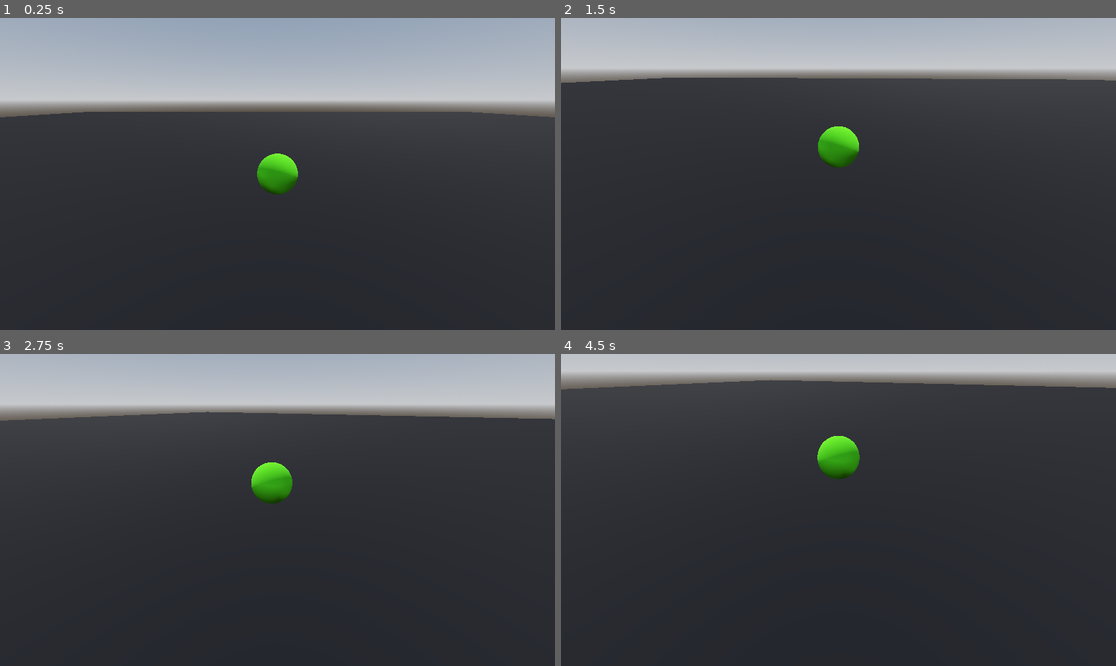
Above: before the commit, frames 1-4 (two rows, left to right).
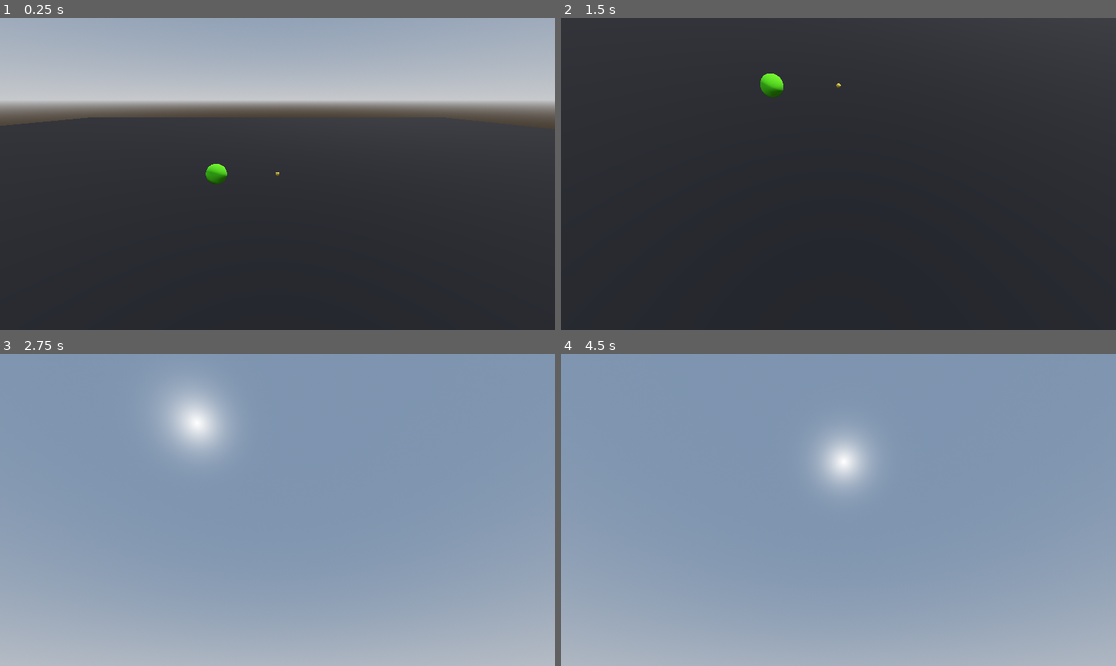
Above: after the commit, the same moments.

Repository: JeanKouss/godot-third-person-camera
Game: Godot game, scene res://tests/TestScene.tscn
Two runs of this game, one before a commit and one after it. Both use one fixed random seed, a clock stepped at 60 frames per second and the inputs below. The project has no main scene, so this scene is started directly.
Inputs (mouse positions are in pixels of both pictures, inside the frame that each line leads up to):
- Up to frame 1 (0.25 s): no input
- Up to frame 2 (1.5 s): move the mouse to (960, 158) at 0.52 s; hold Down (tp_camera_down) 0.53-1.28 s; move the mouse to (727, 189) at 1.27 s; tap Left (tp_camera_left) at 1.35 s
- Up to frame 3 (2.75 s): tap Enter at 2 s; move the mouse to (333, 441) at 2.02 s; hold Right (tp_camera_right) from 2.03 s (still down)
- Up to frame 4 (4.5 s): move the mouse to (810, 572) at 2.77 s; release Right (tp_camera_right) at 2.78 s; tap Up (tp_camera_up) at 2.85 s; tap Space at 3.5 s; move the mouse to (1005, 556) at 3.52 s; hold Down (tp_camera_down) 3.53-4.28 s; move the mouse to (672, 463) at 4.27 s; tap Left (tp_camera_left) at 4.35 s

The runs differ from the first frame. In frame 1, 2.3% of the frame differs, in the area x 0-100%, y 30-57%; in frame 2, 21%; in frame 3, 100%; in frame 4, 100%, in the area x 0-100%, y 0-100%.

Commit message:
setup mouse control and editor configs

Diff:
--- a/tests/TestScene.tscn
+++ b/tests/TestScene.tscn
@@ -58,12 +58,10 @@
 shape = SubResource("SphereShape3D_ji1ja")
 
 [node name="ThirdPersonCamera" parent="RigidBody3D" instance=ExtResource("1_mlnhn")]
-distance_from_pivot = 5.0
-current = false
-cull_mask = 0
-doppler_tracking = 0
-projection = 0
-f_o_v = null
+pivot_offset = Vector2(3, 0)
+mouse_follow = true
+mouse_x_sensitiveness = 0.1
+mouse_y_sensitiveness = 0.5
 
 [node name="Camera3D" type="Camera3D" parent="."]
 transform = Transform3D(-4.23762e-08, -0.245274, 0.969454, -1.07212e-08, 0.969454, 0.245274, -1, 0, -4.37114e-08, 15.2072, 5.91266, 0)
--- a/third_person_camera/ThirdPersonCamera.gd
+++ b/third_person_camera/ThirdPersonCamera.gd
@@ -1,41 +1,5 @@
 @tool
 extends Node3D
-
-
-
-
-
-@export_category("allo")
-@export var distance_from_pivot := 10.0
-
-@export var pivot_offset := Vector2.ZERO
-
-@export_range(-90.0, 90.0) var initial_dive_angle_deg := -20.0 :
-	get :
-		return initial_dive_angle_deg
-	set(value) :
-		initial_dive_angle_deg = clampf(value, tilt_lower_limit_deg, tilt_upper_limit_deg)
-
-
-@export_range(-90.0, 90.0) var tilt_upper_limit_deg := 60.0
-@export_range(-90.0, 90.0) var tilt_lower_limit_deg := -60.0
-
-@export_range(1.0, 100.0) var tilt_sensitiveness := 10.0
-@export_range(10.0, 700.0) var horizontal_rotation_sensitiveness := 100.0
-
-# Exported variables to setup the camera itself
-@export var current : bool = false
-
-@export_category("Camera3D")
-@export var keep_aspect : Camera3D.KeepAspect = Camera3D.KEEP_HEIGHT
-@export_flags_3d_render var cull_mask :int
-@export var environment : Resource
-@export var attributes : Resource
-@export var doppler_tracking : Camera3D.DopplerTracking = Camera3D.DOPPLER_TRACKING_DISABLED
-@export var projection : Camera3D.ProjectionType = Camera3D.PROJECTION_PERSPECTIVE
-@export var f_o_v = 75
-@export var near := 0.05
-@export var far := 4000.0
 
 
 @onready var _camera := $Camera
@@ -45,16 +9,55 @@
 @onready var _camera_marker := $RotationPivot/OffsetPivot/CameraSpringArm/CameraMarker
 
 
-var camera_tilt_deg := 0.0
-var camera_horizontal_rotation_deg := 0.0
+@export_category("ThirdPersonCamera")
+@export var distance_from_pivot := 10.0 :
+	set(value) :
+		distance_from_pivot = value
+		$RotationPivot/OffsetPivot/CameraSpringArm.spring_length = distance_from_pivot
+@export var pivot_offset := Vector2.ZERO
+@export_range(-90.0, 90.0) var initial_dive_angle_deg := -20.0 :
+	set(value) :
+		initial_dive_angle_deg = clampf(value, tilt_lower_limit_deg, tilt_upper_limit_deg)
+@export_range(-90.0, 90.0) var tilt_upper_limit_deg := 60.0
+@export_range(-90.0, 90.0) var tilt_lower_limit_deg := -60.0
+@export_range(1.0, 100.0) var tilt_sensitiveness := 10.0
+@export_range(10.0, 700.0) var horizontal_rotation_sensitiveness := 100.0
+# Exported variables to setup the camera itself
+@export var current : bool = false :
+	set(value) :
+		$Camera.current = value
+		current = value
+@export_group("mouse")
+@export var mouse_follow : bool = false
+@export_range(0., 5.) var mouse_x_sensitiveness : float = 0.1
+@export_range(0., 2.) var mouse_y_sensitiveness : float = 0.5
 
 
-func _process(delta):
+# Camera 3D basic setup
+@export_category("Camera3D")
+@export var keep_aspect : Camera3D.KeepAspect = Camera3D.KEEP_HEIGHT
+@export_flags_3d_render var cull_mask : int = 1048575
+@export var environment : Environment
+@export var attributes : CameraAttributes
+@export var doppler_tracking : Camera3D.DopplerTracking = Camera3D.DOPPLER_TRACKING_DISABLED
+@export var projection : Camera3D.ProjectionType = Camera3D.PROJECTION_PERSPECTIVE
+@export_range(1.0, 179.0, 0.1, "suffix:°") var FOV = 75.0
+@export var near := 0.05
+@export var far := 4000.0
+
+
+
+var camera_tilt_deg := 0.
+var camera_horizontal_rotation_deg := 0.
+
+
+func _physics_process(delta):
+	_update_camera_properties()
 	if Engine.is_editor_hint() :
+		_camera_marker.global_position = Vector3(0., 0., 1.).rotated(Vector3(1., 0., 0.), deg_to_rad(initial_dive_angle_deg)).rotated(Vector3(0., 1., 0.), deg_to_rad(-camera_horizontal_rotation_deg)) * _camera_spring_arm.spring_length + _camera_spring_arm.global_position
 		pass
 	_camera.global_position = _camera_marker.global_position
-	_camera_spring_arm.spring_length = distance_from_pivot
-	_camera_offset_pivot.global_position = _camera_offset_pivot.get_parent().global_position + Vector3(pivot_offset.x, pivot_offset.y, 0.0)
+	_camera_offset_pivot.global_position = _camera_offset_pivot.get_parent().to_global(Vector3(pivot_offset.x, pivot_offset.y, 0.0))
 	_camera_rotation_pivot.global_rotation_degrees.x = initial_dive_angle_deg
 	_process_tilt_input()
 	_process_horizontal_rotation_input()
@@ -82,7 +85,38 @@
 func _update_camera_tilt() :
 	_camera.global_rotation_degrees.x = clampf(initial_dive_angle_deg + camera_tilt_deg, tilt_lower_limit_deg, tilt_upper_limit_deg)
 
+
 func _update_camera_horizontal_rotation() :
 	# TODO : inverse
 	_camera_rotation_pivot.global_rotation_degrees.y = camera_horizontal_rotation_deg * -1
-	_camera.global_rotation_degrees.y = camera_horizontal_rotation_deg * -1
+	var vect_to_offset_pivot : Vector2 = (
+		Vector2(_camera_offset_pivot.global_position.x, _camera_offset_pivot.global_position.z)
+		-
+		Vector2(_camera.global_position.x, _camera.global_position.z)
+		).normalized()
+	_camera.global_rotation.y = -Vector2(0., -1.).angle_to(Vector2(vect_to_offset_pivot).normalized())
+
+
+
+
+func _unhandled_input(event):
+	if mouse_follow and event is InputEventMouseMotion:
+		camera_horizontal_rotation_deg += event.relative.x * mouse_x_sensitiveness
+		camera_tilt_deg -= event.relative.y * mouse_y_sensitiveness
+		return
+
+	pass
+
+
+func _update_camera_properties() :
+	_camera.keep_aspect = keep_aspect
+	_camera.cull_mask = cull_mask
+	_camera.doppler_tracking = doppler_tracking
+	_camera.projection = projection
+	_camera.fov = FOV
+	_camera.near = near
+	_camera.far = far
+	if _camera.environment != environment :
+		_camera.environment = environment
+	if _camera.attributes != attributes :
+		_camera.attributes = attributes
--- a/third_person_camera/ThirdPersonCamera.tscn
+++ b/third_person_camera/ThirdPersonCamera.tscn
@@ -1,8 +1,16 @@
-[gd_scene load_steps=4 format=3 uid="uid://x0332b0al3ye"]
+[gd_scene load_steps=6 format=3 uid="uid://x0332b0al3ye"]
 
 [ext_resource type="Script" path="res://third_person_camera/ThirdPersonCamera.gd" id="1_7krxa"]
 
 [sub_resource type="SeparationRayShape3D" id="SeparationRayShape3D_84uqy"]
+
+[sub_resource type="StandardMaterial3D" id="StandardMaterial3D_2bjii"]
+albedo_color = Color(0.8, 0.686275, 0.215686, 1)
+
+[sub_resource type="SphereMesh" id="SphereMesh_ag7lb"]
+material = SubResource("StandardMaterial3D_2bjii")
+radius = 0.1
+height = 0.2
 
 [sub_resource type="CylinderMesh" id="CylinderMesh_ybkhn"]
 top_radius = 0.0
@@ -10,28 +18,29 @@
 
 [node name="ThirdPersonCamera" type="Node3D"]
 script = ExtResource("1_7krxa")
-current = null
-cull_mask = null
-doppler_tracking = null
-projection = null
+mouse_x_sensitiveness = null
+mouse_y_sensitiveness = null
 
 [node name="RotationPivot" type="Node3D" parent="."]
-transform = Transform3D(1, 0, 0, 0, 0.939693, 0.34202, 0, -0.34202, 0.939693, 0, 0, 0)
+transform = Transform3D(1, 0, 0, 0, 0.925725, 0.378196, 0, -0.378196, 0.925725, 0, 0, 0)
 
 [node name="OffsetPivot" type="Node3D" parent="RotationPivot"]
-transform = Transform3D(1, 4.76837e-07, -2.68221e-07, 5.51343e-07, 1.00008, 1.75834e-06, -5.36442e-07, -7.18236e-06, 1.00008, 0, 0, 0)
+transform = Transform3D(1, -3.9446e-07, 0, 3.9446e-07, 1, 5.6684e-05, -2.23679e-11, -5.6684e-05, 1, 0, 0, 0)
 
 [node name="CameraSpringArm" type="SpringArm3D" parent="RotationPivot/OffsetPivot"]
+process_priority = 11
 shape = SubResource("SeparationRayShape3D_84uqy")
 spring_length = 10.0
 
 [node name="CameraMarker" type="Marker3D" parent="RotationPivot/OffsetPivot/CameraSpringArm"]
+transform = Transform3D(1, 7.56925e-08, 3.27853e-07, 1.48519e-08, 1, -7.89762e-06, 2.08535e-07, 9.83477e-07, 1, -2.23395e-10, -0.000566483, 10)
+
+[node name="MeshInstance3D" type="MeshInstance3D" parent="RotationPivot/OffsetPivot"]
+mesh = SubResource("SphereMesh_ag7lb")
 
 [node name="Camera" type="Camera3D" parent="."]
-transform = Transform3D(1, 0, 0, 0, 0.939693, 0.34202, 0, -0.34202, 0.939693, 0, 0, 0)
-current = true
+transform = Transform3D(1, 0, 0, 0, 0.925725, 0.378196, 0, -0.378196, 0.925725, 1.07956e-14, 3.78196, 9.25726)
 
 [node name="CameraDebug" type="MeshInstance3D" parent="Camera"]
 transform = Transform3D(1, 0, 0, 0, -4.37114e-08, -1, 0, 1, -4.37114e-08, 0, 0, 0.570638)
-visible = false
 mesh = SubResource("CylinderMesh_ybkhn")
